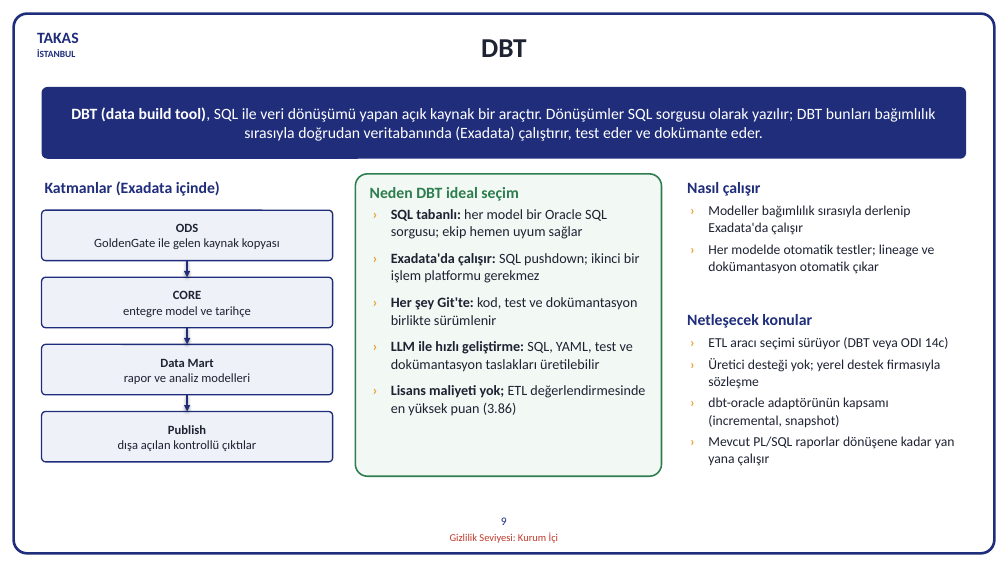
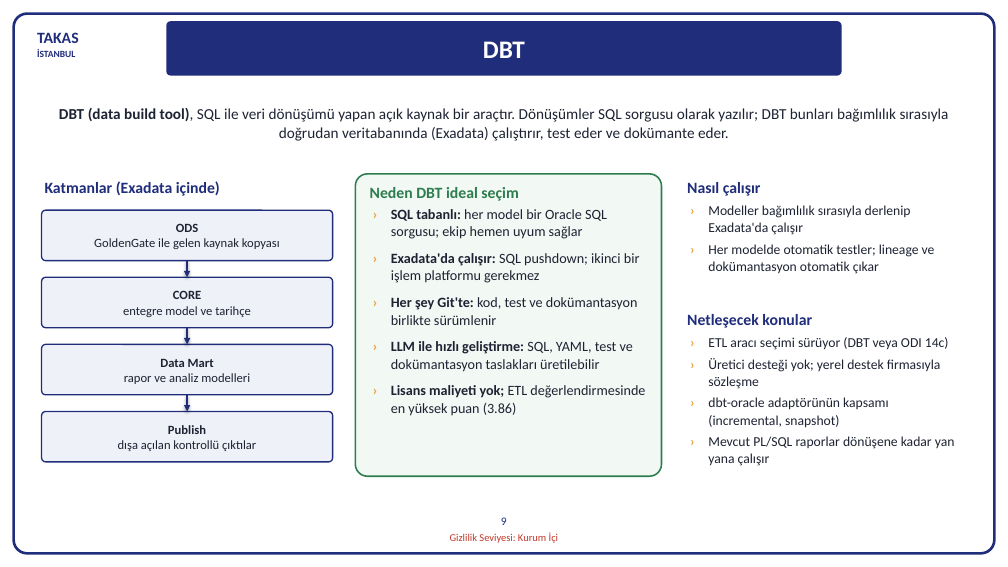
Before and after one commit to hanifidemirel0/Cursor-Projects, a slide deck: slide 10 of outputs/dwh-sunum-kasim-2026/5 - DWHSunum_Kasim2026.pptx. Drawn at 1008x567 pixels with LibreOffice and Linux fonts; fonts in the diff are those of the drawing. Boxes give left, top, right and bottom in pixels: in the first picture for what was removed or moved away, otherwise in the second. Text is boxed around its words. In the diff, an @@ line names an element or a change of style, - is before the commit and + after.

```diff
--- a/outputs/dwh-sunum-kasim-2026/5 - DWHSunum_Kasim2026.pptx
+++ b/outputs/dwh-sunum-kasim-2026/5 - DWHSunum_Kasim2026.pptx
@@ rounded rectangle "DBT": place and size @@
-rounded rectangle "DBT" at bbox=[481, 39, 526, 57]
+rounded rectangle "DBT" at bbox=[166, 21, 842, 76]
@@ rounded rectangle "DBT" at bbox=[166, 21, 842, 76]: size 26 to 24 pt, text colour #1E2333 to #FFFFFF; line spacing 1.05 to 1; vertical alignment top to middle; fill none to #1F2D7B @@
@@ text "DBT (data build tool), SQL ...": place and size @@
-text "DBT (data build tool), SQL ..." at bbox=[42, 87, 966, 159]
+text "DBT (data build tool), SQL ..." at bbox=[59, 108, 949, 141]
@@ text "DBT (data build tool), SQL ..." at bbox=[59, 108, 949, 141]: size 15 to 14.5 pt, text colour #FFFFFF to #1E2333; line spacing 1 to 1.05; fill #1F2D7B to none @@
```
Also in this commit, not shown: 2 other slides changed, 3 other files.
